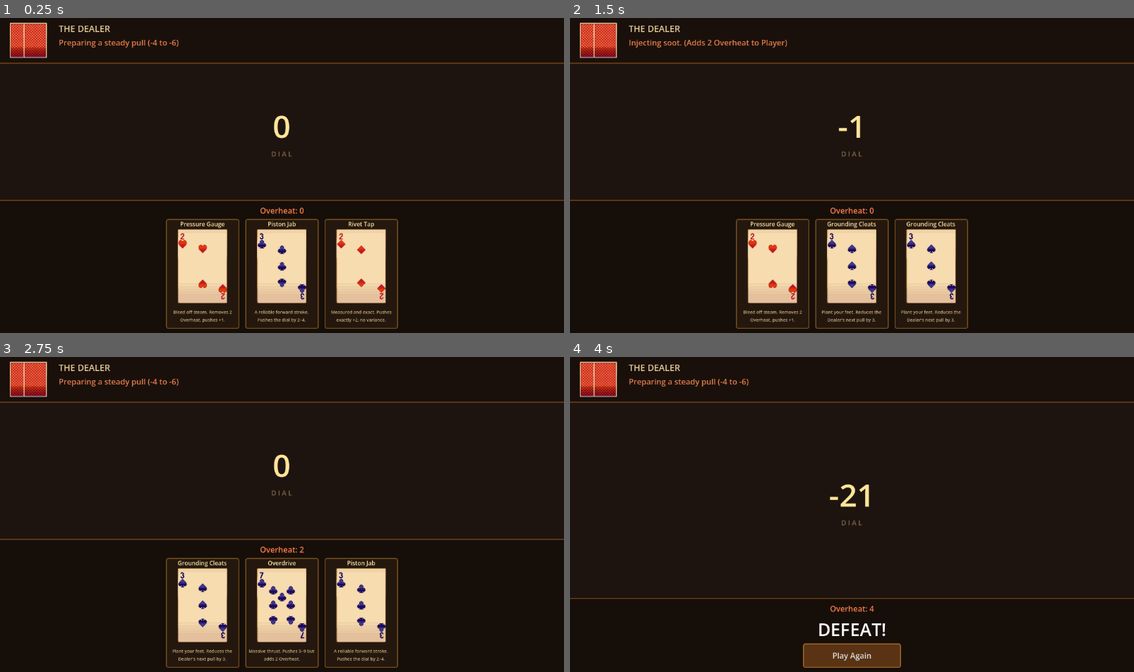
Above: before the commit, frames 1-4 (two rows, left to right).
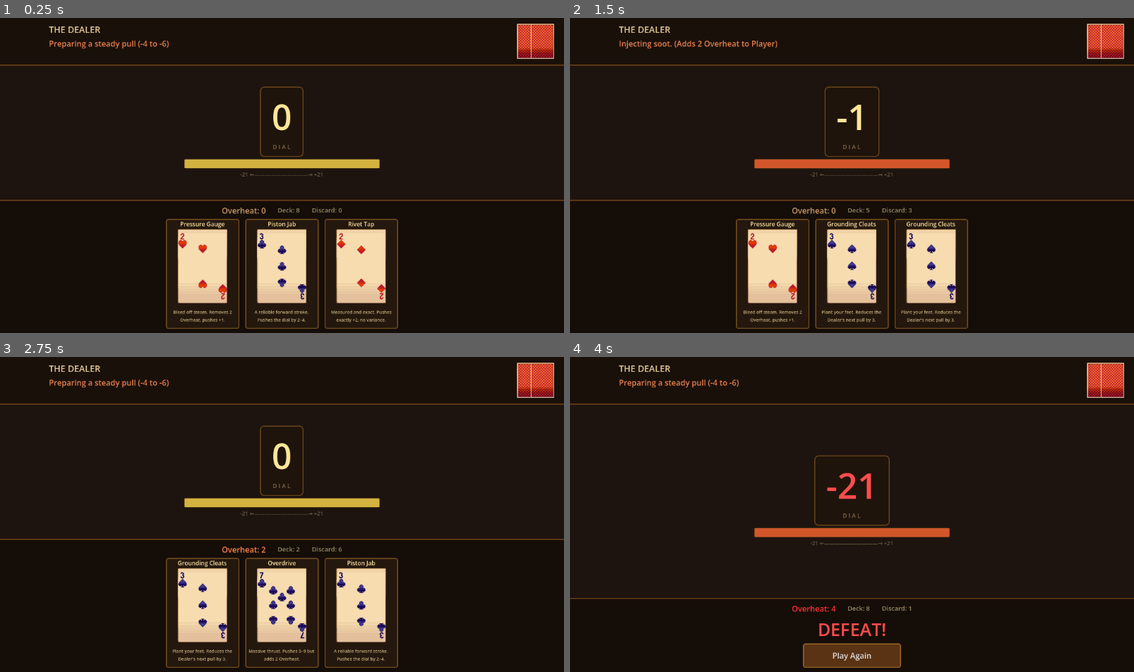
Above: after the commit, the same moments.

Repository: AdLgames/tugow
Game: Godot game, scene res://main.tscn
Same seed, same stepped clock (60 frames per second), same inputs: the game is played once before the commit and once after it.
Inputs (mouse positions are in pixels of both pictures, inside the frame that each line leads up to):
- Up to frame 1 (0.25 s): no input
- Up to frame 2 (1.5 s): tap Enter at 0.5 s; move the mouse to (773, 273) at 0.52 s; click (773, 273) at 0.67 s; tap Space at 1.25 s; move the mouse to (852, 273) at 1.27 s; click (852, 273) at 1.42 s
- Up to frame 3 (2.75 s): tap Enter at 2 s; move the mouse to (203, 612) at 2.02 s; click (203, 612) at 2.17 s
- Up to frame 4 (4 s): tap Space at 2.75 s; move the mouse to (852, 612) at 2.77 s; click (852, 612) at 2.92 s; tap Enter at 3.5 s; move the mouse to (773, 612) at 3.52 s; click (773, 612) at 3.67 s

The runs differ from the first frame. In frame 1, 4.5% of the frame differs, in the area x 0-100%, y 1-63%; in frame 2, 4.6%; in frame 3, 4.6%; in frame 4, 5.0%, in the area x 0-100%, y 1-89%.

Commit message:
Add dial bar, deck/discard counters, dealer portrait slot, and background art
- Dial now has a visual progress bar showing position between -21 and +21
- Dial number changes color based on game state (green=winning, red=losing)
- Overheat label changes color at high stacks
- Deck and discard pile counts shown in player stats
- Dealer portrait TextureRect ready for Flying Demon sprite
- Background TextureRect ready for tavern art overlay
- Art assets load gracefully with ResourceLoader.exists() check
- Victory/defeat text now colored green/red
- New deck_counts_changed signal in GameManager

Co-Authored-By: Claude Sonnet 4.6 <noreply@anthropic.com>
Claude-Session: https://claude.ai/code/session_01TWcZhCTjepdonkKqzq9x86

Diff:
--- a/game_manager.gd
+++ b/game_manager.gd
@@ -35,8 +35,9 @@
 signal overheat_changed(new_value)
 signal status_changed(traction, bleed, is_locked)
 signal dealer_intent_telegraphed(intent_text)
-signal hand_drawn(fresh_cards: Array) # Fixed name alignment here
-signal game_over(winner) # Outputs "PLAYER" or "DEALER"
+signal hand_drawn(fresh_cards: Array)
+signal game_over(winner)
+signal deck_counts_changed(deck_size: int, discard_size: int)
 
 func start_match() -> void:
 	# 1. Reset all the basic stats to zero
@@ -275,8 +276,8 @@
 
 	print("Hand drawn: ", hand, " | Remaining Deck: ", deck.size(), " | Discard: ", discard_pile.size())
 
-	# Send the updated hand array up to main.gd
 	hand_drawn.emit(hand)
+	deck_counts_changed.emit(deck.size(), discard_pile.size())
 
 func recycle_discard_into_deck() -> void:
 	print("--- Deck empty! Shuffling discard pile back into deck. ---")
@@ -289,6 +290,7 @@
 	if index != -1:
 		hand.remove_at(index)
 		discard_pile.append(card_id)
+		deck_counts_changed.emit(deck.size(), discard_pile.size())
 
 func unlock_magic_card(card_id: String) -> void:
 	if card_id not in unlocked_magic_cards:
--- a/main.gd
+++ b/main.gd
@@ -1,15 +1,24 @@
 extends Control
 
-@onready var dial_label = $GameBoard/TableZone/TableContent/DialLabel
+@onready var dial_label = $GameBoard/TableZone/TableContent/DialContainer/DialInner/DialLabel
 @onready var overheat_label = $GameBoard/PlayerZone/PlayerContent/PlayerStats/OverheatLabel
 @onready var intent_label = $GameBoard/DealerZone/DealerContent/DealerInfo/IntentLabel
 @onready var status_label = $GameBoard/DealerZone/DealerContent/DealerInfo/StatusLabel
+@onready var deck_count_label = $GameBoard/PlayerZone/PlayerContent/PlayerStats/DeckCountLabel
+@onready var discard_count_label = $GameBoard/PlayerZone/PlayerContent/PlayerStats/DiscardCountLabel
+@onready var dial_bar_fill = $GameBoard/TableZone/TableContent/DialBar/DialBarFill
+@onready var dial_bar = $GameBoard/TableZone/TableContent/DialBar
 
 const CARD_UI_SCENE = preload("res://card_ui.tscn")
 @onready var hand_container = $GameBoard/PlayerZone/PlayerContent/HandContainer
 @onready var game_over_container = $GameBoard/PlayerZone/PlayerContent/GameOverContainer
 @onready var result_label = $GameBoard/PlayerZone/PlayerContent/GameOverContainer/ResultLabel
 @onready var restart_button = $GameBoard/PlayerZone/PlayerContent/GameOverContainer/RestartButton
+@onready var background_art = $BackgroundArt
+@onready var dealer_portrait = $GameBoard/DealerZone/DealerContent/DealerPortrait
+
+const DEALER_ART_PATH = "res://Assets/TavernAssets/Flying Demon 2D Pixel Art/Sprites/without_outline/IDLE/IDLE_000.png"
+const BG_ART_PATH = "res://Assets/TavernAssets/Tables_props/table_0.png"
 
 func _ready() -> void:
 	GameManager.dial_changed.connect(_on_dial_changed)
@@ -18,17 +27,57 @@
 	GameManager.dealer_intent_telegraphed.connect(_on_intent_telegraphed)
 	GameManager.hand_drawn.connect(_on_hand_drawn)
 	GameManager.game_over.connect(_on_game_over)
+	GameManager.deck_counts_changed.connect(_on_deck_counts_changed)
 	restart_button.pressed.connect(_on_restart_pressed)
+	_load_art_assets()
 	GameManager.start_match()
+
+func _load_art_assets() -> void:
+	if ResourceLoader.exists(DEALER_ART_PATH):
+		dealer_portrait.texture = load(DEALER_ART_PATH)
+	if ResourceLoader.exists(BG_ART_PATH):
+		background_art.texture = load(BG_ART_PATH)
 
 func _on_card_ui_clicked(card_id: String) -> void:
 	GameManager.play_card(card_id)
 
 func _on_dial_changed(new_value: int) -> void:
 	dial_label.text = str(new_value)
+	_update_dial_color(new_value)
+	_update_dial_bar(new_value)
+
+func _update_dial_color(value: int) -> void:
+	if value >= 15:
+		dial_label.add_theme_color_override("font_color", Color(0.3, 1.0, 0.4, 1))
+	elif value >= 10:
+		dial_label.add_theme_color_override("font_color", Color(0.6, 1.0, 0.5, 1))
+	elif value <= -15:
+		dial_label.add_theme_color_override("font_color", Color(1.0, 0.3, 0.3, 1))
+	elif value <= -10:
+		dial_label.add_theme_color_override("font_color", Color(1.0, 0.5, 0.3, 1))
+	else:
+		dial_label.add_theme_color_override("font_color", Color(1, 0.9, 0.6, 1))
+
+func _update_dial_bar(value: int) -> void:
+	var normalized = clampf((value + 21.0) / 42.0, 0.0, 1.0)
+	var bar_width = dial_bar.size.x * normalized
+	dial_bar_fill.custom_minimum_size.x = bar_width
+	dial_bar_fill.size.x = bar_width
+	if value > 0:
+		dial_bar_fill.color = Color(0.4, 0.9, 0.3, 0.8)
+	elif value < 0:
+		dial_bar_fill.color = Color(1.0, 0.4, 0.2, 0.8)
+	else:
+		dial_bar_fill.color = Color(1, 0.85, 0.3, 0.8)
 
 func _on_overheat_changed(new_value: int) -> void:
 	overheat_label.text = "Overheat: " + str(new_value)
+	if new_value >= 4:
+		overheat_label.add_theme_color_override("font_color", Color(1, 0.2, 0.2, 1))
+	elif new_value >= 2:
+		overheat_label.add_theme_color_override("font_color", Color(1, 0.5, 0.3, 1))
+	else:
+		overheat_label.add_theme_color_override("font_color", Color(0.8, 0.6, 0.4, 1))
 
 func _on_intent_telegraphed(intent_text: String) -> void:
 	intent_label.text = intent_text
@@ -57,10 +106,19 @@
 		if card_instance.has_signal("card_clicked"):
 			card_instance.card_clicked.connect(_on_card_ui_clicked)
 
+func _on_deck_counts_changed(deck_size: int, discard_size: int) -> void:
+	deck_count_label.text = "Deck: %d" % deck_size
+	discard_count_label.text = "Discard: %d" % discard_size
+
 func _on_game_over(winner: String) -> void:
 	hand_container.visible = false
 	game_over_container.visible = true
-	result_label.text = "VICTORY!" if winner == "PLAYER" else "DEFEAT!"
+	if winner == "PLAYER":
+		result_label.text = "VICTORY!"
+		result_label.add_theme_color_override("font_color", Color(0.3, 1.0, 0.4, 1))
+	else:
+		result_label.text = "DEFEAT!"
+		result_label.add_theme_color_override("font_color", Color(1.0, 0.3, 0.3, 1))
 
 func _on_restart_pressed() -> void:
 	hand_container.visible = true
--- a/main.tscn
+++ b/main.tscn
@@ -5,13 +5,13 @@
 [ext_resource type="Theme" path="res://game_theme.tres" id="theme"]
 
 [sub_resource type="StyleBoxFlat" id="dealer_panel"]
-bg_color = Color(0.1, 0.06, 0.04, 0.8)
+bg_color = Color(0.1, 0.06, 0.04, 0.9)
 border_width_bottom = 2
 border_color = Color(0.5, 0.3, 0.1, 0.8)
 content_margin_left = 20.0
-content_margin_top = 10.0
+content_margin_top = 12.0
 content_margin_right = 20.0
-content_margin_bottom = 10.0
+content_margin_bottom = 12.0
 
 [sub_resource type="StyleBoxFlat" id="table_panel"]
 bg_color = Color(0.0, 0.0, 0.0, 0.0)
@@ -21,7 +21,7 @@
 content_margin_bottom = 8.0
 
 [sub_resource type="StyleBoxFlat" id="player_panel"]
-bg_color = Color(0.08, 0.05, 0.03, 0.85)
+bg_color = Color(0.08, 0.05, 0.03, 0.92)
 border_width_top = 2
 border_color = Color(0.5, 0.3, 0.1, 0.8)
 content_margin_left = 16.0
@@ -29,6 +29,34 @@
 content_margin_right = 16.0
 content_margin_bottom = 10.0
 
+[sub_resource type="StyleBoxFlat" id="dial_panel"]
+bg_color = Color(0.12, 0.08, 0.04, 0.7)
+border_width_left = 2
+border_width_top = 2
+border_width_right = 2
+border_width_bottom = 2
+border_color = Color(0.6, 0.4, 0.15, 0.6)
+corner_radius_top_left = 8
+corner_radius_top_right = 8
+corner_radius_bottom_right = 8
+corner_radius_bottom_left = 8
+content_margin_left = 24.0
+content_margin_top = 12.0
+content_margin_right = 24.0
+content_margin_bottom = 12.0
+
+[sub_resource type="StyleBoxFlat" id="hp_bar_bg"]
+bg_color = Color(0.15, 0.1, 0.05, 0.8)
+border_width_left = 1
+border_width_top = 1
+border_width_right = 1
+border_width_bottom = 1
+border_color = Color(0.4, 0.3, 0.1, 0.6)
+corner_radius_top_left = 4
+corner_radius_top_right = 4
+corner_radius_bottom_right = 4
+corner_radius_bottom_left = 4
+
 [node name="Main" type="Control"]
 layout_mode = 3
 anchors_preset = 15
@@ -48,6 +76,17 @@
 grow_vertical = 2
 color = Color(0.12, 0.08, 0.06, 1)
 
+[node name="BackgroundArt" type="TextureRect" parent="."]
+layout_mode = 1
+anchors_preset = 15
+anchor_right = 1.0
+anchor_bottom = 1.0
+grow_horizontal = 2
+grow_vertical = 2
+expand_mode = 1
+stretch_mode = 6
+modulate = Color(0.6, 0.5, 0.4, 0.3)
+
 [node name="GameBoard" type="VBoxContainer" parent="."]
 layout_mode = 1
 anchors_preset = 15
@@ -63,23 +102,11 @@
 
 [node name="DealerContent" type="HBoxContainer" parent="GameBoard/DealerZone"]
 layout_mode = 2
-theme_override_constants/separation = 24
-
-[node name="DealerCards" type="HBoxContainer" parent="GameBoard/DealerZone/DealerContent"]
-layout_mode = 2
-theme_override_constants/separation = -20
-
-[node name="DealerCard1" type="TextureRect" parent="GameBoard/DealerZone/DealerContent/DealerCards"]
-custom_minimum_size = Vector2(48, 72)
-layout_mode = 2
-texture = ExtResource("card_back")
-expand_mode = 1
-stretch_mode = 5
-
-[node name="DealerCard2" type="TextureRect" parent="GameBoard/DealerZone/DealerContent/DealerCards"]
-custom_minimum_size = Vector2(48, 72)
-layout_mode = 2
-texture = ExtResource("card_back")
+theme_override_constants/separation = 16
+
+[node name="DealerPortrait" type="TextureRect" parent="GameBoard/DealerZone/DealerContent"]
+custom_minimum_size = Vector2(64, 64)
+layout_mode = 2
 expand_mode = 1
 stretch_mode = 5
 
@@ -105,6 +132,24 @@
 theme_override_colors/font_color = Color(0.6, 0.7, 0.9, 1)
 text = ""
 
+[node name="DealerCards" type="HBoxContainer" parent="GameBoard/DealerZone/DealerContent"]
+layout_mode = 2
+theme_override_constants/separation = -20
+
+[node name="DealerCard1" type="TextureRect" parent="GameBoard/DealerZone/DealerContent/DealerCards"]
+custom_minimum_size = Vector2(48, 72)
+layout_mode = 2
+texture = ExtResource("card_back")
+expand_mode = 1
+stretch_mode = 5
+
+[node name="DealerCard2" type="TextureRect" parent="GameBoard/DealerZone/DealerContent/DealerCards"]
+custom_minimum_size = Vector2(48, 72)
+layout_mode = 2
+texture = ExtResource("card_back")
+expand_mode = 1
+stretch_mode = 5
+
 [node name="TableZone" type="PanelContainer" parent="GameBoard"]
 layout_mode = 2
 size_flags_vertical = 3
@@ -113,21 +158,48 @@
 [node name="TableContent" type="VBoxContainer" parent="GameBoard/TableZone"]
 layout_mode = 2
 alignment = 1
-
-[node name="DialLabel" type="Label" parent="GameBoard/TableZone/TableContent"]
-layout_mode = 2
-theme_override_font_sizes/font_size = 64
+theme_override_constants/separation = 4
+
+[node name="DialContainer" type="PanelContainer" parent="GameBoard/TableZone/TableContent"]
+layout_mode = 2
+size_flags_horizontal = 4
+theme_override_styles/panel = SubResource("dial_panel")
+
+[node name="DialInner" type="VBoxContainer" parent="GameBoard/TableZone/TableContent/DialContainer"]
+layout_mode = 2
+alignment = 1
+
+[node name="DialLabel" type="Label" parent="GameBoard/TableZone/TableContent/DialContainer/DialInner"]
+layout_mode = 2
+theme_override_font_sizes/font_size = 72
 theme_override_colors/font_color = Color(1, 0.9, 0.6, 1)
 text = "0"
 horizontal_alignment = 1
 
-[node name="DialSubLabel" type="Label" parent="GameBoard/TableZone/TableContent"]
-layout_mode = 2
-theme_override_font_sizes/font_size = 14
+[node name="DialSubLabel" type="Label" parent="GameBoard/TableZone/TableContent/DialContainer/DialInner"]
+layout_mode = 2
+theme_override_font_sizes/font_size = 12
 theme_override_colors/font_color = Color(0.5, 0.4, 0.3, 1)
 text = "D I A L"
 horizontal_alignment = 1
 
+[node name="DialBar" type="PanelContainer" parent="GameBoard/TableZone/TableContent"]
+custom_minimum_size = Vector2(400, 20)
+layout_mode = 2
+size_flags_horizontal = 4
+theme_override_styles/panel = SubResource("hp_bar_bg")
+
+[node name="DialBarFill" type="ColorRect" parent="GameBoard/TableZone/TableContent/DialBar"]
+layout_mode = 2
+color = Color(1, 0.85, 0.3, 0.8)
+
+[node name="DialRangeLabel" type="Label" parent="GameBoard/TableZone/TableContent"]
+layout_mode = 2
+theme_override_font_sizes/font_size = 11
+theme_override_colors/font_color = Color(0.4, 0.35, 0.25, 1)
+text = "-21 ←——————————→ +21"
+horizontal_alignment = 1
+
 [node name="PlayerZone" type="PanelContainer" parent="GameBoard"]
 layout_mode = 2
 size_flags_vertical = 0
@@ -140,12 +212,25 @@
 [node name="PlayerStats" type="HBoxContainer" parent="GameBoard/PlayerZone/PlayerContent"]
 layout_mode = 2
 alignment = 1
+theme_override_constants/separation = 24
 
 [node name="OverheatLabel" type="Label" parent="GameBoard/PlayerZone/PlayerContent/PlayerStats"]
 layout_mode = 2
 theme_override_colors/font_color = Color(1, 0.5, 0.3, 1)
 text = "Overheat: 0"
 
+[node name="DeckCountLabel" type="Label" parent="GameBoard/PlayerZone/PlayerContent/PlayerStats"]
+layout_mode = 2
+theme_override_font_sizes/font_size = 13
+theme_override_colors/font_color = Color(0.6, 0.55, 0.4, 1)
+text = "Deck: 11"
+
+[node name="DiscardCountLabel" type="Label" parent="GameBoard/PlayerZone/PlayerContent/PlayerStats"]
+layout_mode = 2
+theme_override_font_sizes/font_size = 13
+theme_override_colors/font_color = Color(0.6, 0.55, 0.4, 1)
+text = "Discard: 0"
+
 [node name="HandContainer" type="HBoxContainer" parent="GameBoard/PlayerZone/PlayerContent"]
 layout_mode = 2
 alignment = 1
